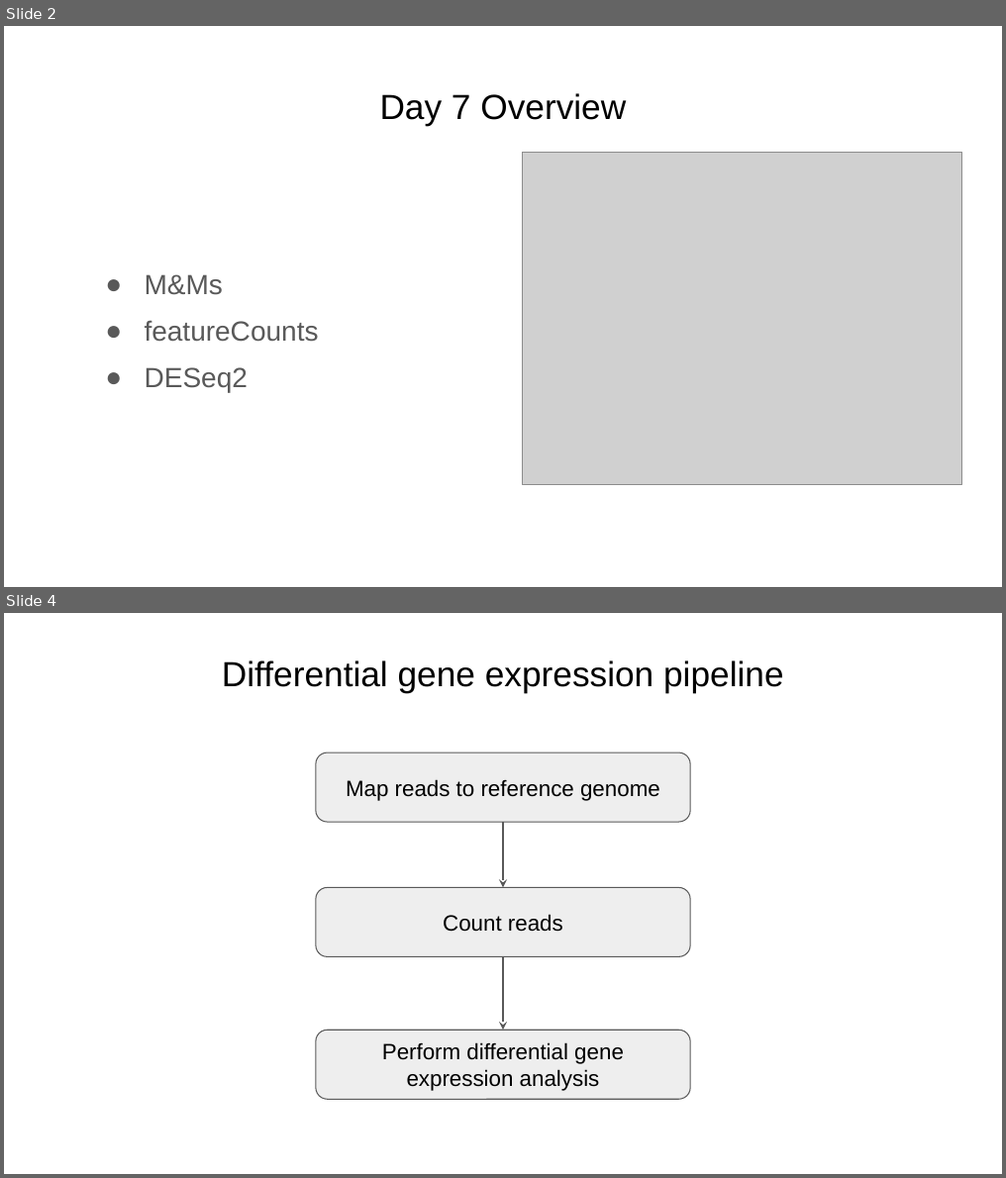
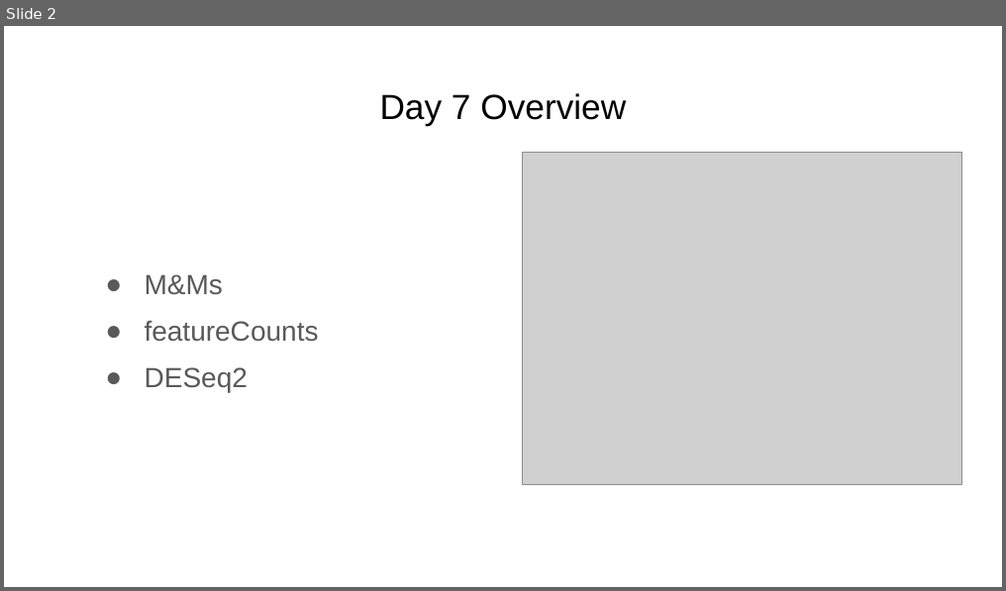
Before and after one commit to Dowell-Lab/srworkshop, a slide deck: day07/slides/Day7_slides.pptx. Shown one above the other, each under a label of ours: slides 2 and 4 before the commit, slide 2 after it; the slides between them are not shown. The pictures are 1006x1178 and 1006x591 pixels, drawn with LibreOffice and Linux fonts; fonts in the diff are those of the drawing; grey boxes stand for pictures. Boxes give left, top, right and bottom in pixels: in the first picture for what was removed or moved away, otherwise in the second. Text is boxed around its words. In the diff, an @@ line names an element or a change of style, - is before the commit and + after.

```diff
--- a/day07/slides/Day7_slides.pptx
+++ b/day07/slides/Day7_slides.pptx
@@ slide 4 removed at bbox=[4, 613, 1002, 1174], background #FFFFFF @@
@@ title removed at bbox=[222, 661, 784, 693] @@
-Differential gene expression pipeline
@@ rounded rectangle removed at bbox=[315, 753, 689, 822] @@
-Map reads to reference genome
@@ arrow removed from (503, 822) to (503, 887) @@
@@ rounded rectangle removed at bbox=[315, 887, 689, 957] @@
-Count reads
@@ arrow removed from (503, 958) to (503, 1030) @@
@@ rounded rectangle removed at bbox=[315, 1030, 689, 1099] @@
-Perform differential gene expression analysis
```
Also in this commit, not shown: 3 slides changed.
